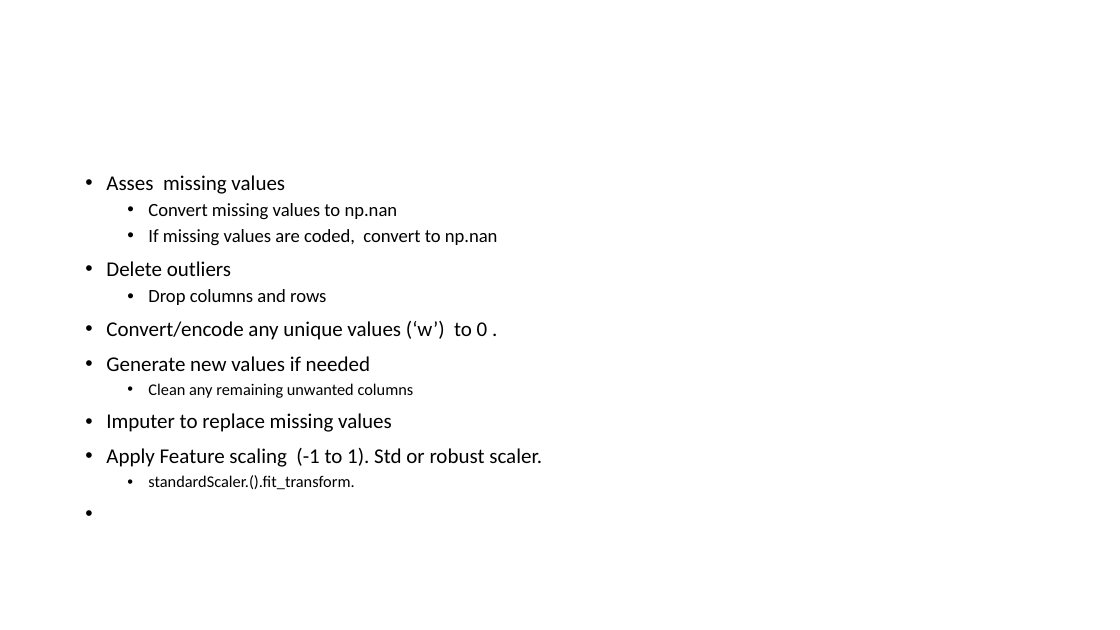
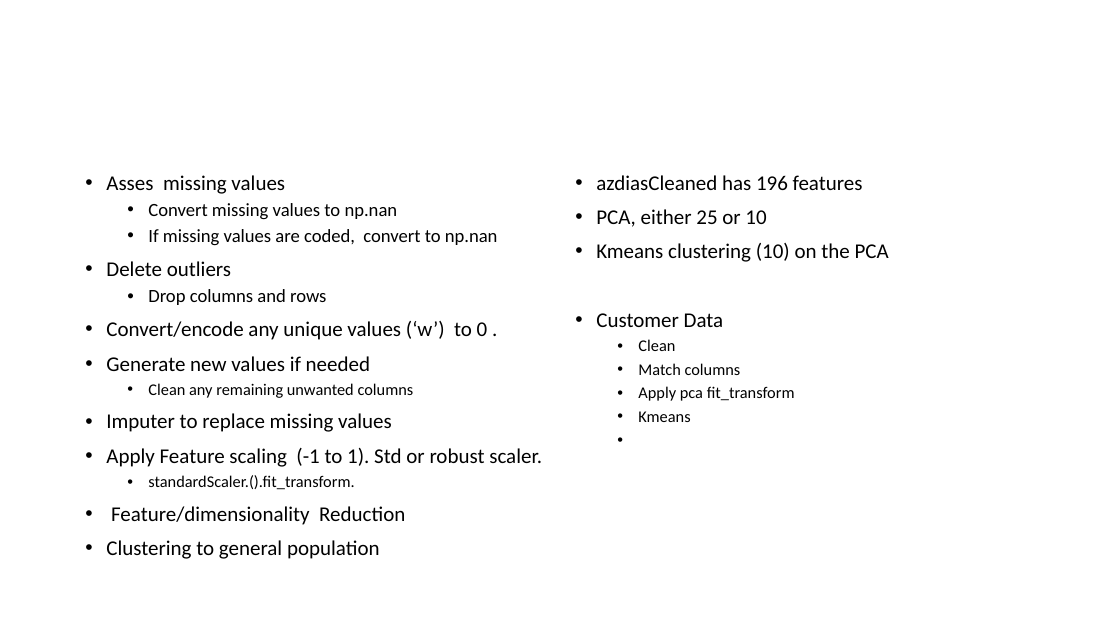
Before and after one commit to ThomasSpringett/MLRepository, a slide deck: slide 1 of Customer_Segment_Project/Data Processing Steps.pptx. Drawn at 1120x630 pixels with LibreOffice and Linux fonts; fonts in the diff are those of the drawing. Boxes give left, top, right and bottom in pixels: in the first picture for what was removed or moved away, otherwise in the second. Text is boxed around its words. In the diff, an @@ line names an element or a change of style, - is before the commit and + after.

Commit message:
with data dictionary

```diff
--- a/Customer_Segment_Project/Data Processing Steps.pptx
+++ b/Customer_Segment_Project/Data Processing Steps.pptx
@@ text added at [596, 175, 889, 422], 18 pt, text #000000 @@
+• azdiasCleaned has 196 features
+• PCA, either 25 or 10
+• Kmeans clustering (10) on the PCA
+• Customer Data
+  • Clean
+  • Match columns
+  • Apply pca fit_transform
+  • Kmeans
@@ text at [106, 506, 405, 559]: paragraphs added @@
+• Feature/dimensionality Reduction
+• Clustering to general population
```
Also in this commit, not shown: 2 other files.
